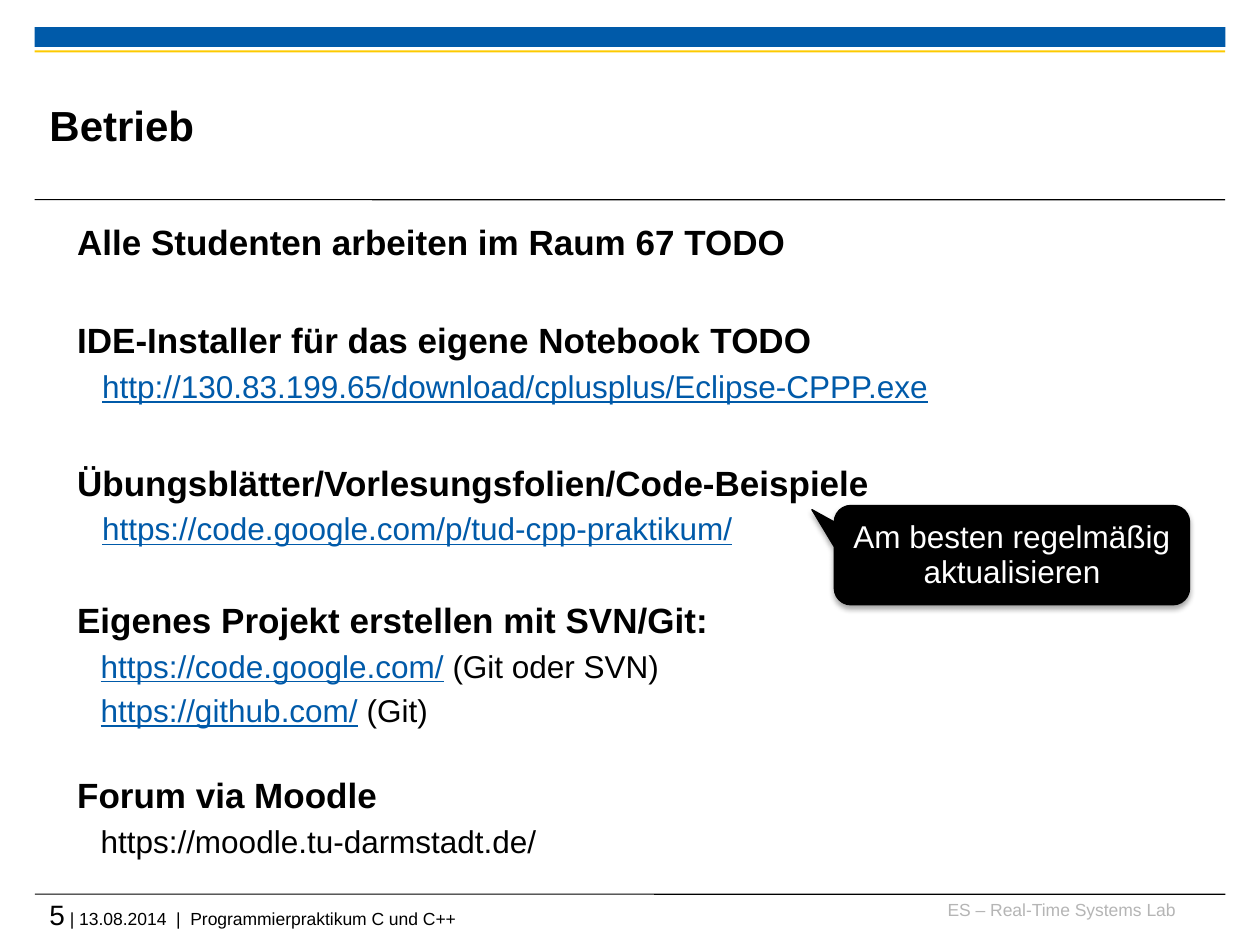
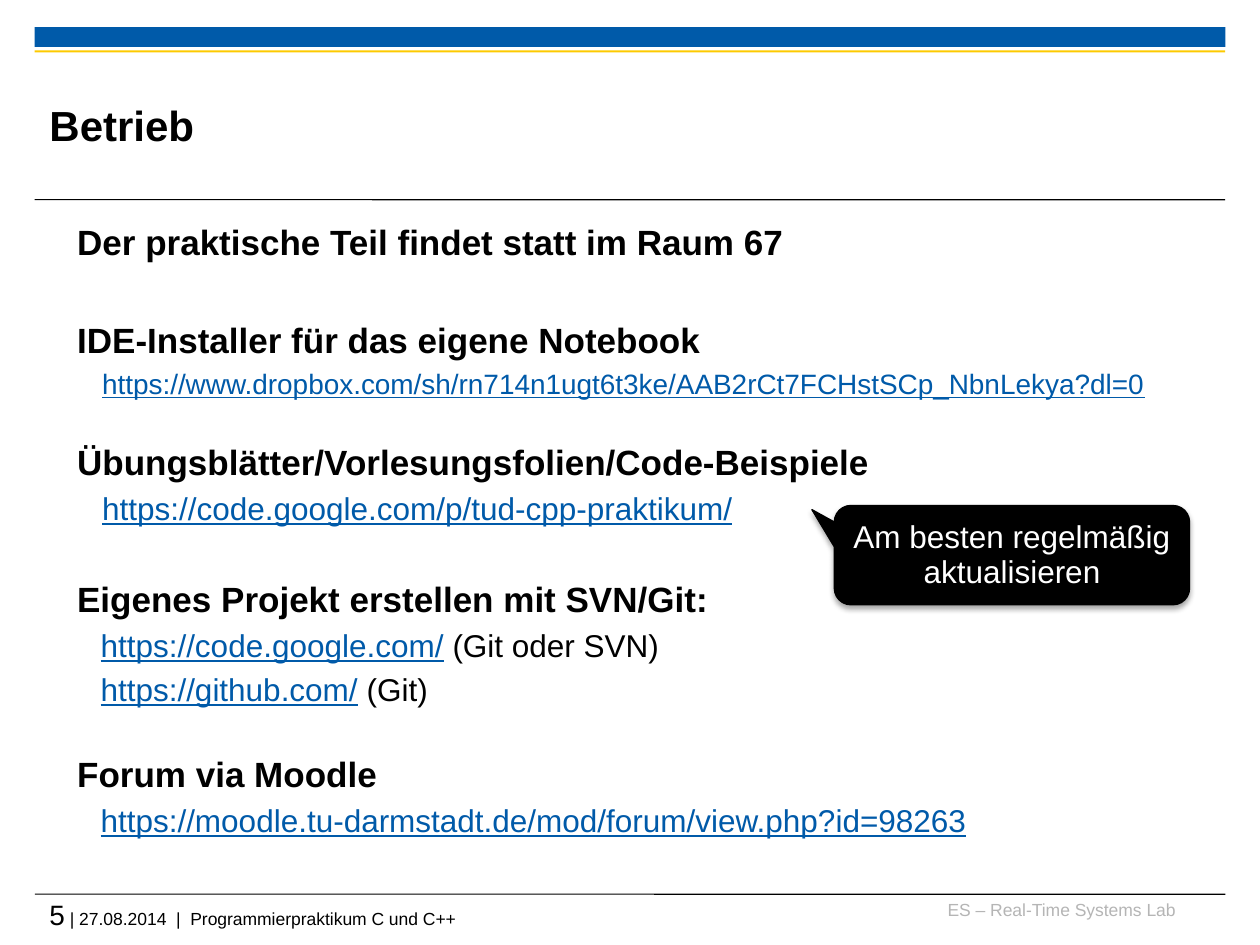
Before and after one commit to h82k/tud-cppp, a slide deck: slide 5 of Vorlesung/0 Organisatorisches.pptx. Drawn at 1260x945 pixels with LibreOffice and Linux fonts; fonts in the diff are those of the drawing; background and template pictures are left out. Boxes give left, top, right and bottom in pixels: in the first picture for what was removed or moved away, otherwise in the second. Text is boxed around its words. In the diff, an @@ line names an element or a change of style, - is before the commit and + after.

```diff
--- a/Vorlesung/0 Organisatorisches.pptx
+++ b/Vorlesung/0 Organisatorisches.pptx
@@ text at [77,229,1144,399]: text changed; size 20 to 16 pt; text colour #000000 to #005AA9; bold off @@
-Alle Studenten arbeiten im Raum 67 TODO
-IDE-Installer für das eigene Notebook TODO
-  http://130.83.199.65/download/cplusplus/Eclipse-CPPP.exe
+Der praktische Teil findet statt im Raum 67
+IDE-Installer für das eigene Notebook
+  https://www.dropbox.com/sh/rn714n1ugt6t3ke/AAB2rCt7FCHstSCp_NbnLekya?dl=0
@@ text at [101,809,966,838]: text changed; text colour #000000 to #005AA9 @@
-  https://moodle.tu-darmstadt.de/
+  https://moodle.tu-darmstadt.de/mod/forum/view.php?id=98263
@@ text at [49,905,456,929]: text changed @@
-5 | 13.08.2014 | Programmierpraktikum C und C++
+5 | 27.08.2014 | Programmierpraktikum C und C++
```
Also in this commit, not shown: 3 other slides changed, 5 other files.
